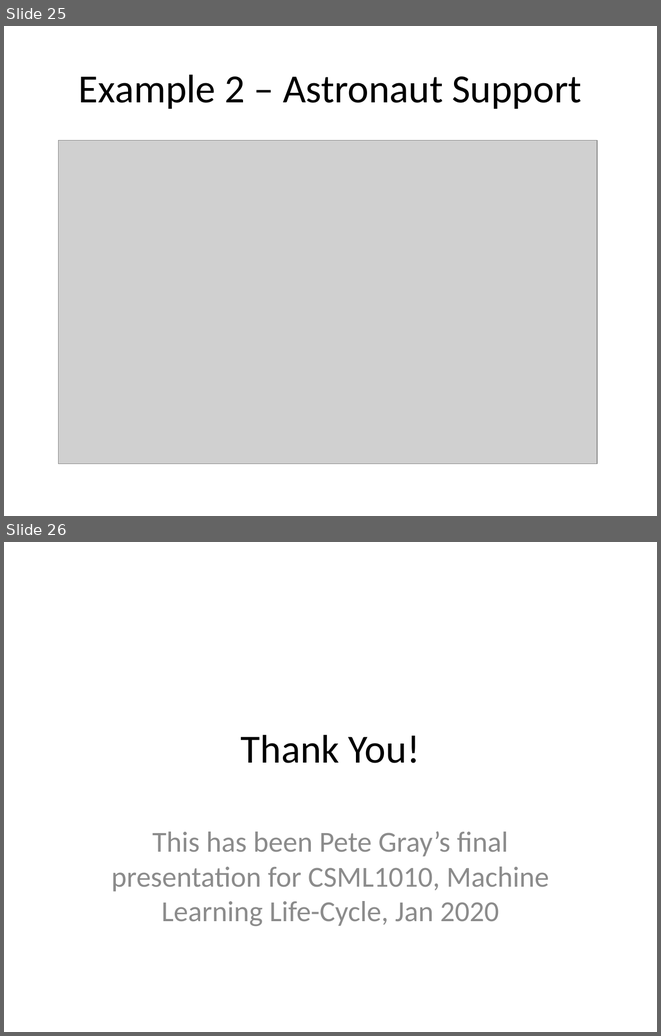
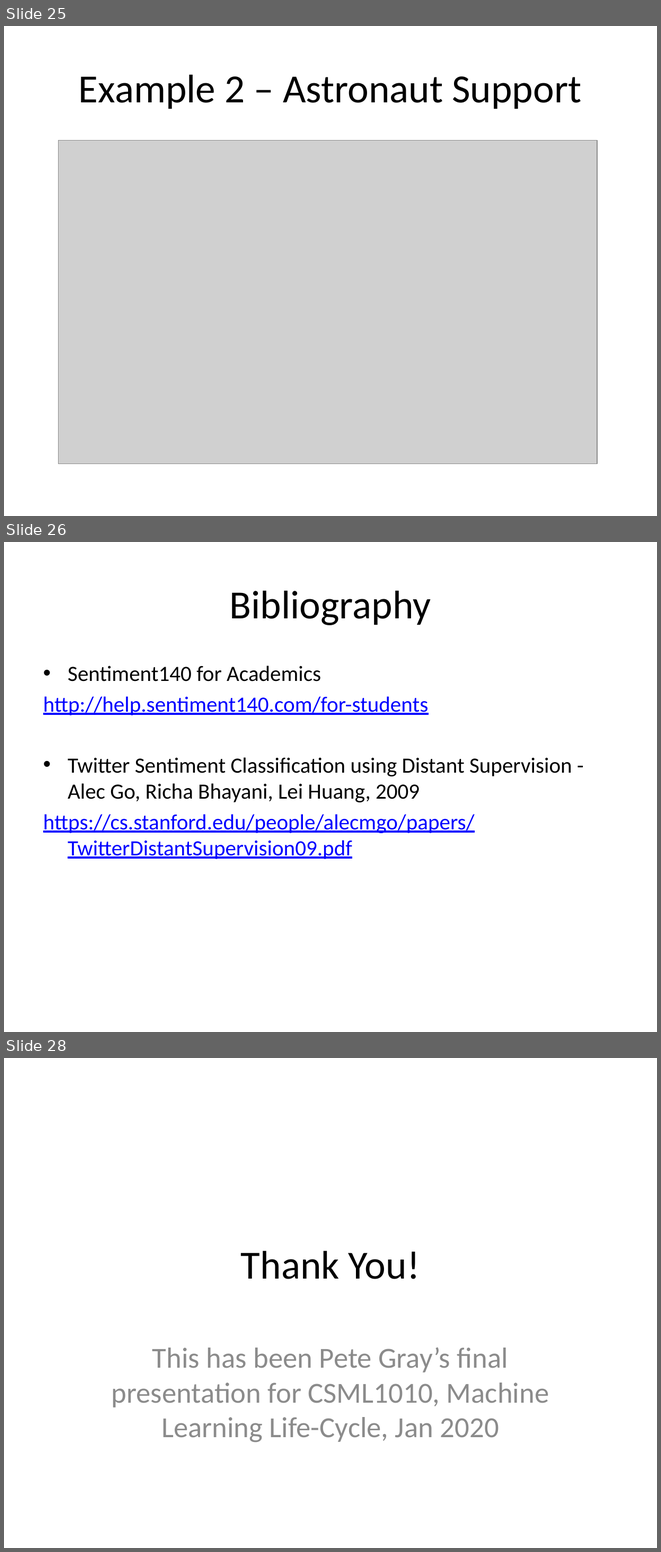
Before and after one commit to 3dspace/language-processing-lifecycle-fall2019, a slide deck: pgray-SentimentAnalysis-csml1010.pptx. Shown one above the other, each under a label of ours: slides 25 and 26 before the commit, slides 25, 26 and 28 after it; the slides between them are not shown. The pictures are 661x1036 and 661x1552 pixels, drawn with LibreOffice and Linux fonts; fonts in the diff are those of the drawing; grey boxes stand for pictures. Boxes give left, top, right and bottom in pixels: in the first picture for what was removed or moved away, otherwise in the second. Text is boxed around its words. In the diff, an @@ line names an element or a change of style, - is before the commit and + after.

```diff
--- a/pgray-SentimentAnalysis-csml1010.pptx
+++ b/pgray-SentimentAnalysis-csml1010.pptx
@@ slide 26 added at (4, 542, 657, 1032), background #FFFFFF @@
@@ title added at (230, 590, 431, 625), 44 pt, text #000000 @@
+Bibliography
@@ text added at (43, 665, 572, 859), 24 pt, text #0000FF, underline @@
+• Sentiment140 for Academics
+http://help.sentiment140.com/for-students
+• Twitter Sentiment Classification using Distant Supervision - Alec Go, Richa Bhayani, Lei Huang, 2009
+https://cs.stanford.edu/people/alecmgo/papers/TwitterDistantSupervision09.pdf
@@ what was slide 26 is now slide 28 @@
```
Also in this commit, not shown: 1 slide changed, 1 other slide added, 1 other file.
